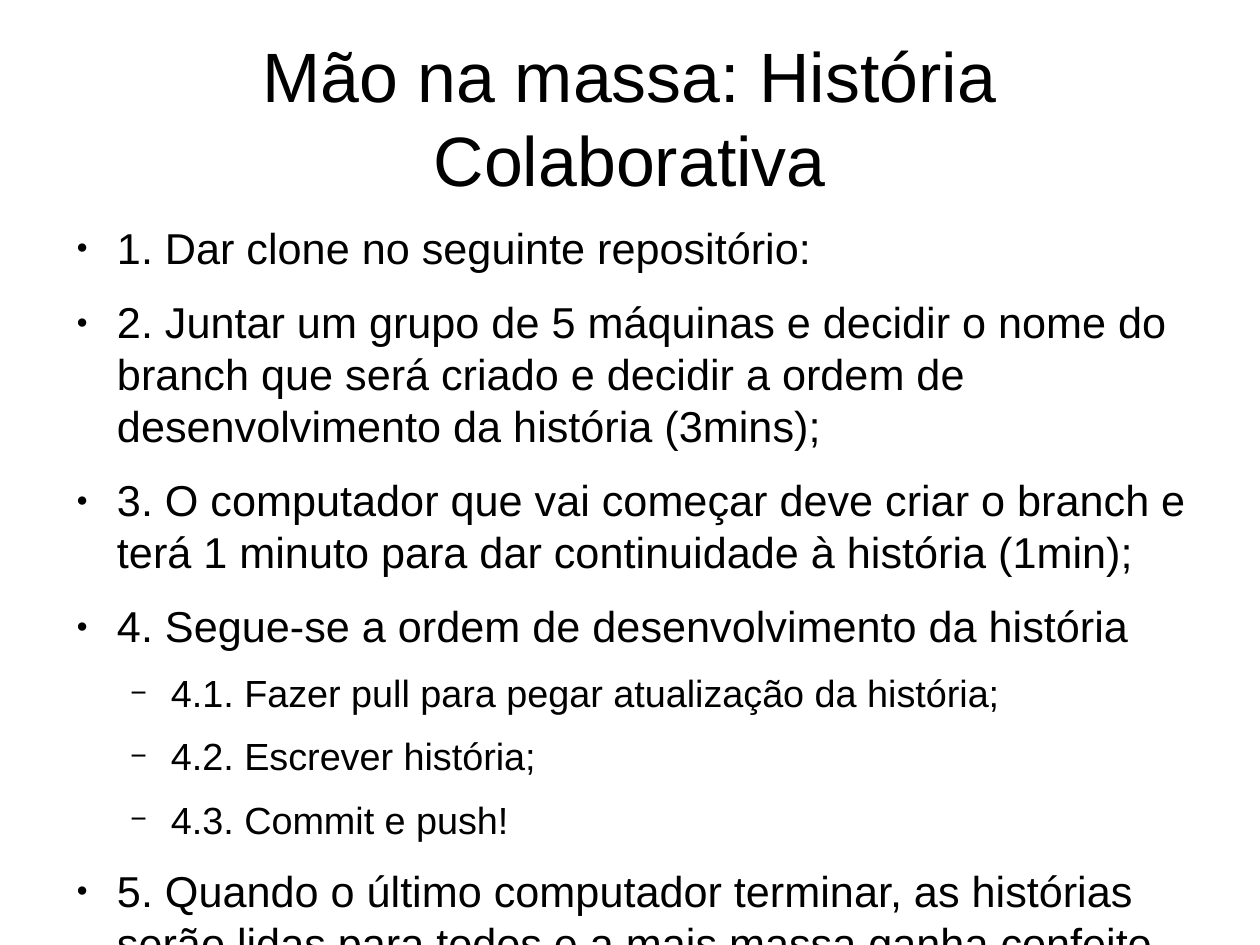
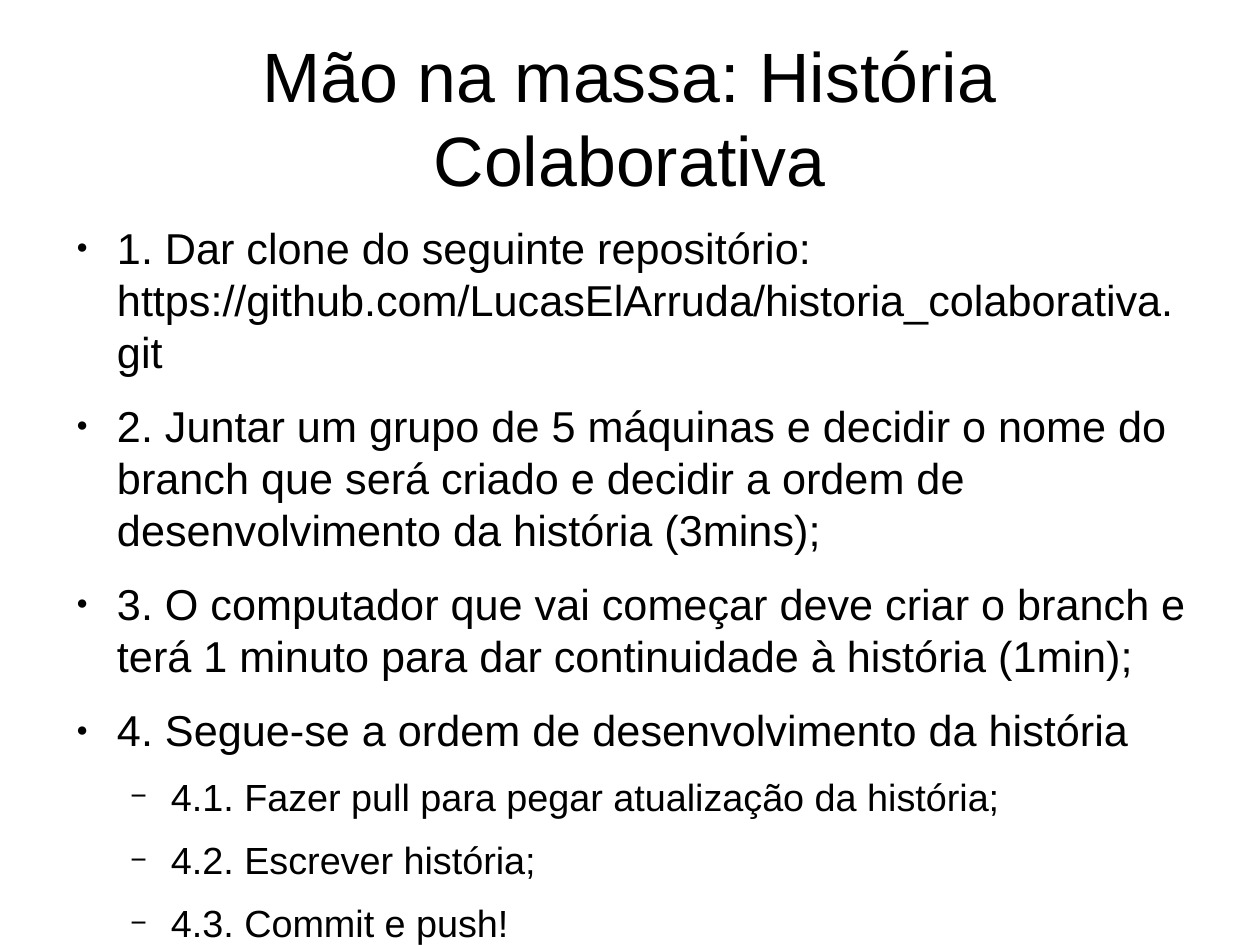
Before and after one commit to LucasElArruda/treinamento_git, a slide deck: slide 16 of capacita_git.odp. Drawn at 1260x945 pixels with LibreOffice and Linux fonts; fonts in the diff are those of the drawing. Boxes give left, top, right and bottom in pixels: in the first picture for what was removed or moved away, otherwise in the second. Text is boxed around its words. In the diff, an @@ line names an element or a change of style, - is before the commit and + after.

```diff
--- a/capacita_git.odp
+++ b/capacita_git.odp
@@ text at [117, 232, 1173, 376]: text changed @@
-● 1. Dar clone no seguinte repositório:
+● 1. Dar clone do seguinte repositório: https://github.com/LucasElArruda/historia_colaborativa.git
```
Also in this commit, not shown: 1 other slide changed, 1 slide added.
